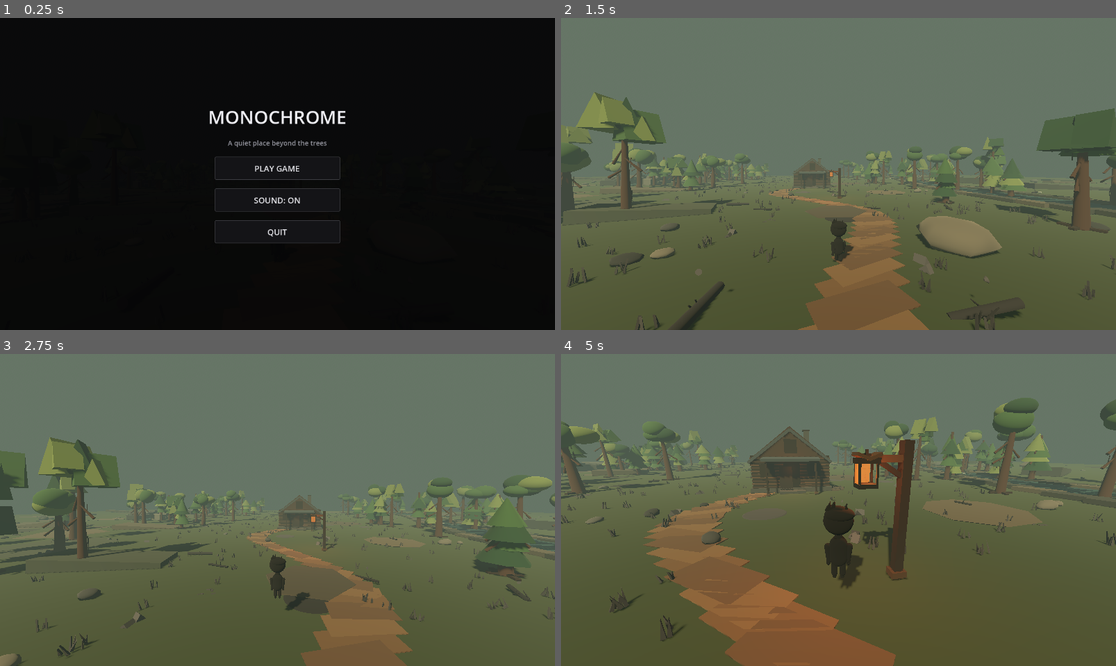
Above: before the commit, frames 1-4 (two rows, left to right).
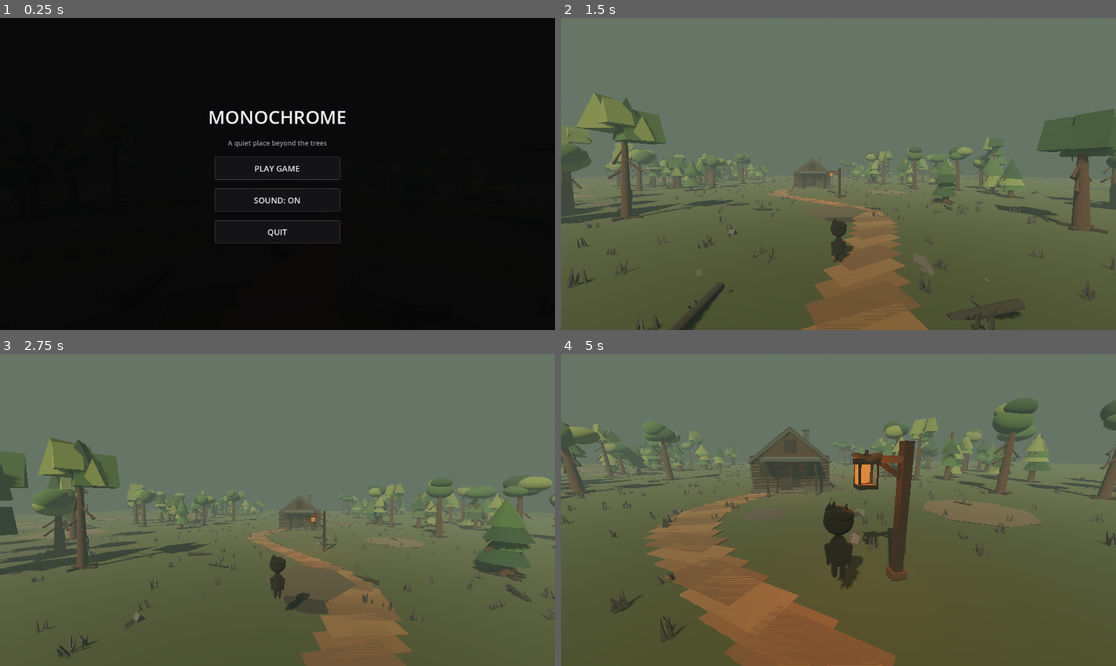
Above: after the commit, the same moments.

Repository: leto98/Monochrome
Game: Godot game, scene res://scenes/main.tscn
Same seed, same stepped clock (60 frames per second), same inputs: the game is played once before the commit and once after it.
Inputs (mouse positions are in pixels of both pictures, inside the frame that each line leads up to):
- Up to frame 1 (0.25 s): no input
- Up to frame 2 (1.5 s): click "PLAY GAME" at 0.5 s; tap Enter at 1.25 s; move the mouse to (866, 174) at 1.27 s; hold W from 1.28 s (still down); tap E at 1.35 s
- Up to frame 3 (2.75 s): keep holding W; tap Space at 1.52, 2.27 s; move the mouse to (249, 510) at 2.02 s; tap Alt at 2.1 s
- Up to frame 4 (5 s): keep holding W; move the mouse to (849, 503) at 2.77 s; tap Enter at 2.85 s; move the mouse to (832, 516) at 3.52 s; tap V at 3.6 s; tap Space at 3.77, 4.52 s; move the mouse to (877, 513) at 4.27 s; hold Shift from 4.28 s (still down)

The runs differ from the first frame. In frame 2, 3.3% of the frame differs, in the area x 0-100%, y 23-100%; in frame 3, 1.8%; in frame 4, 2.1%.
Error after the commit: Invalid assignment of property or key 'height' with value of type 'float' on a base object of type 'SphereShape3D'. (res://scripts/main.gd:859)

Commit message:
Add collision to trees, rocks, ridges, river banks and cabin

Diff:
--- a/scripts/main.gd
+++ b/scripts/main.gd
@@ -264,6 +264,32 @@
 	parent.add_child(node)
 	return node
 
+func _add_box_collision(parent: Node3D, name: String, size: Vector3, pos: Vector3, rot := Vector3.ZERO) -> StaticBody3D:
+	var body := StaticBody3D.new()
+	body.name = name
+	body.position = pos
+	body.rotation = rot
+	var shape_node := CollisionShape3D.new()
+	var shape := BoxShape3D.new()
+	shape.size = size
+	shape_node.shape = shape
+	body.add_child(shape_node)
+	parent.add_child(body)
+	return body
+
+func _add_cylinder_collision(parent: Node3D, name: String, radius: float, height: float, pos: Vector3) -> StaticBody3D:
+	var body := StaticBody3D.new()
+	body.name = name
+	body.position = pos
+	var shape_node := CollisionShape3D.new()
+	var shape := CylinderShape3D.new()
+	shape.radius = radius
+	shape.height = height
+	shape_node.shape = shape
+	body.add_child(shape_node)
+	parent.add_child(body)
+	return body
+
 func _create_environment() -> void:
 	var world := WorldEnvironment.new()
 	var environment := Environment.new()
@@ -364,6 +390,7 @@
 		trunk.position.y = height * 0.5
 		trunk.material_override = trunk_material
 		tree.add_child(trunk)
+		_add_cylinder_collision(tree, "TrunkCollision", width * 1.25, height, Vector3(0.0, height * 0.5, 0.0))
 
 		for root_index in range(4):
 			var angle := float(root_index) * TAU / 4.0 + rng.randf_range(-0.25, 0.25)
@@ -658,7 +685,14 @@
 	window_glow.emission_energy_multiplier = 2.8
 
 	_mesh_box(house, "StoneFoundation", Vector3(6.4, 0.38, 4.9), Vector3(0, 0.19, 0), stone_material)
+	_add_box_collision(house, "FoundationCollision", Vector3(6.4, 0.38, 4.9), Vector3(0, 0.19, 0))
 	_mesh_box(house, "CabinBody", Vector3(6.0, 2.65, 4.5), Vector3(0, 1.55, 0), log_dark)
+	# Four wall colliders leave the doorway open while preventing passage through the cabin.
+	_add_box_collision(house, "BackWallCollision", Vector3(6.0, 2.65, 0.20), Vector3(0, 1.55, -2.22))
+	_add_box_collision(house, "LeftWallCollision", Vector3(0.20, 2.65, 4.3), Vector3(-2.92, 1.55, 0))
+	_add_box_collision(house, "RightWallCollision", Vector3(0.20, 2.65, 4.3), Vector3(2.92, 1.55, 0))
+	_add_box_collision(house, "FrontLeftWallCollision", Vector3(2.0, 2.65, 0.20), Vector3(-2.0, 1.55, 2.22))
+	_add_box_collision(house, "FrontRightWallCollision", Vector3(2.0, 2.65, 0.20), Vector3(2.0, 1.55, 2.22))
 
 	# Visible horizontal timber courses on each wall.
 	for row in range(10):
@@ -701,12 +735,14 @@
 	door.position = Vector3(-0.97, 1.02, 2.39)
 	house.add_child(door)
 	_mesh_box(door, "Door", Vector3(0.98, 2.02, 0.12), Vector3(0.49, 0.0, 0.0), log_dark)
+	_add_box_collision(door, "DoorCollision", Vector3(0.98, 2.02, 0.16), Vector3(0.49, 0.0, 0.0))
 	door.rotation_degrees.y = 0.0
 	for plank in range(4):
 		_mesh_box(door, "DoorPlank_%d" % plank, Vector3(0.20, 1.82, 0.025), Vector3(0.20 + float(plank) * 0.19, 0.01, -0.075), log_mid)
 	_mesh_box(door, "DoorCrossBrace", Vector3(0.82, 0.10, 0.035), Vector3(0.49, -0.47, -0.10), log_light)
 	_mesh_box(door, "DoorKnob", Vector3(0.07, 0.07, 0.07), Vector3(0.79, -0.02, -0.12), _mat(Color(0.68, 0.48, 0.20)))
 	_mesh_box(house, "FrontStep", Vector3(2.0, 0.18, 0.72), Vector3(0, 0.12, 2.85), stone_material)
+	_add_box_collision(house, "FrontStepCollision", Vector3(2.0, 0.18, 0.72), Vector3(0, 0.12, 2.85))
 
 	# Warm windows: two at ground level and one in the attic gable.
 	for window_index in range(3):
@@ -813,6 +849,17 @@
 		rock.rotation = Vector3(rng.randf_range(-0.18, 0.18), rng.randf_range(0.0, TAU), rng.randf_range(-0.18, 0.18))
 		rock.material_override = rock_materials[rng.randi_range(0, rock_materials.size() - 1)]
 		add_child(rock)
+		var rock_body := StaticBody3D.new()
+		rock_body.name = "BoulderCollision_%03d" % i
+		rock_body.position = rock.position
+		rock_body.rotation = rock.rotation
+		var rock_shape_node := CollisionShape3D.new()
+		var rock_shape := SphereShape3D.new()
+		rock_shape.radius = maxf(rock.scale.x, rock.scale.z) * 0.82
+		rock_shape.height = maxf(rock.scale.y * 1.5, rock_shape.radius * 1.2)
+		rock_shape_node.shape = rock_shape
+		rock_body.add_child(rock_shape_node)
+		add_child(rock_body)
 
 	# Low irregular ridges on both sides of the valley.
 	for i in range(34):
@@ -829,6 +876,7 @@
 		ridge.rotation.z = rng.randf_range(-0.12, 0.12)
 		ridge.material_override = soil_materials[rng.randi_range(0, soil_materials.size() - 1)]
 		add_child(ridge)
+		_add_box_collision(self, "RidgeCollision_%02d" % i, mesh.size, ridge.position, ridge.rotation)
 
 	# A long winding river occupies a shallow valley to the east of the cabin.
 	# Overlapping segments follow a gentle curve; raised banks frame the water.
@@ -856,6 +904,7 @@
 			bank.rotation.y = segment.rotation.y
 			bank.material_override = soil_materials[1] if i % 3 == 0 else soil_materials[2]
 			add_child(bank)
+			_add_box_collision(self, "RiverBankCollision_%02d_%d" % [i, int(bank_side)], bank_mesh.size, bank.position, Vector3(0.0, bank.rotation.y, 0.0))
 
 	# A lower, narrow stream sits beneath a separate rocky ravine at the far end.
 	for i in range(28):
@@ -879,6 +928,7 @@
 			cliff.rotation.z = side * rng.randf_range(-0.16, 0.16)
 			cliff.material_override = rock_materials[rng.randi_range(0, rock_materials.size() - 1)]
 			add_child(cliff)
+			_add_box_collision(self, "RavineCliffCollision_%02d_%d" % [i, int(side)], cliff_mesh.size, cliff.position, cliff.rotation)
 
 	# Small low-poly fish silhouettes swim along the main river.
 	var fish_material := _mat(Color(0.62, 0.65, 0.61))
@@ -1054,6 +1104,7 @@
 	capsule.radius = 0.28
 	capsule.height = 1.8
 	collider.shape = capsule
+	collider.position.y = -0.02
 	player.add_child(collider)
 
 	# The camera sits on a pivot near the character's centre, allowing true orbiting.
